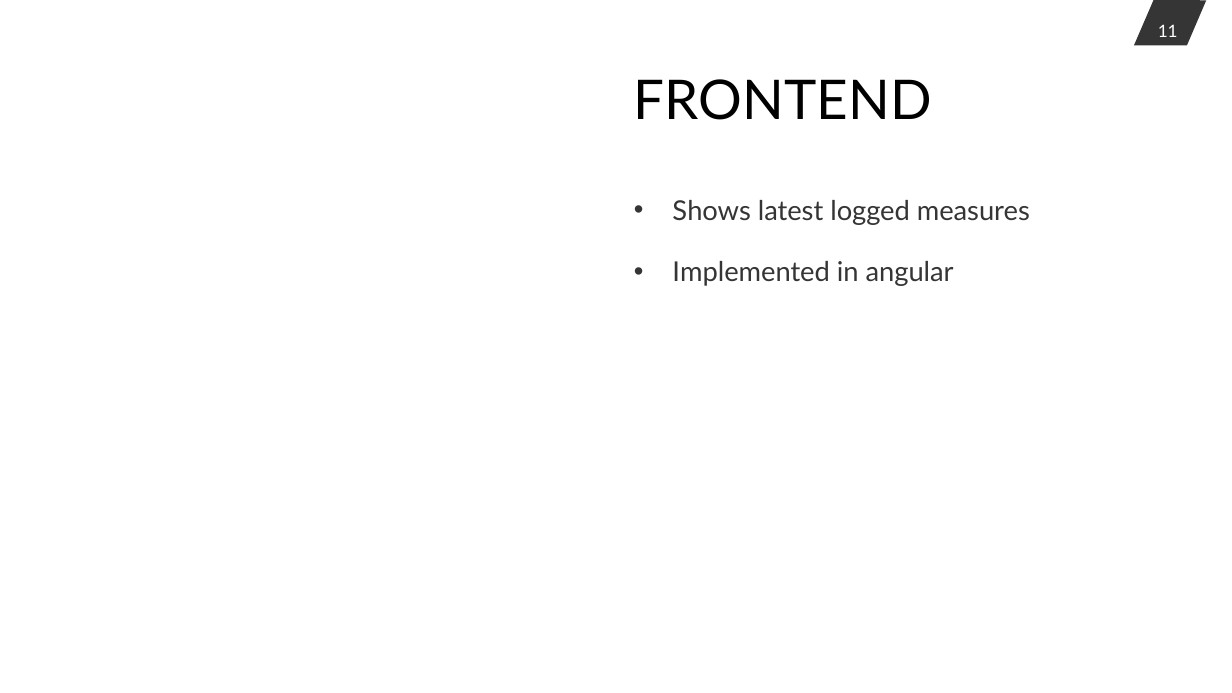
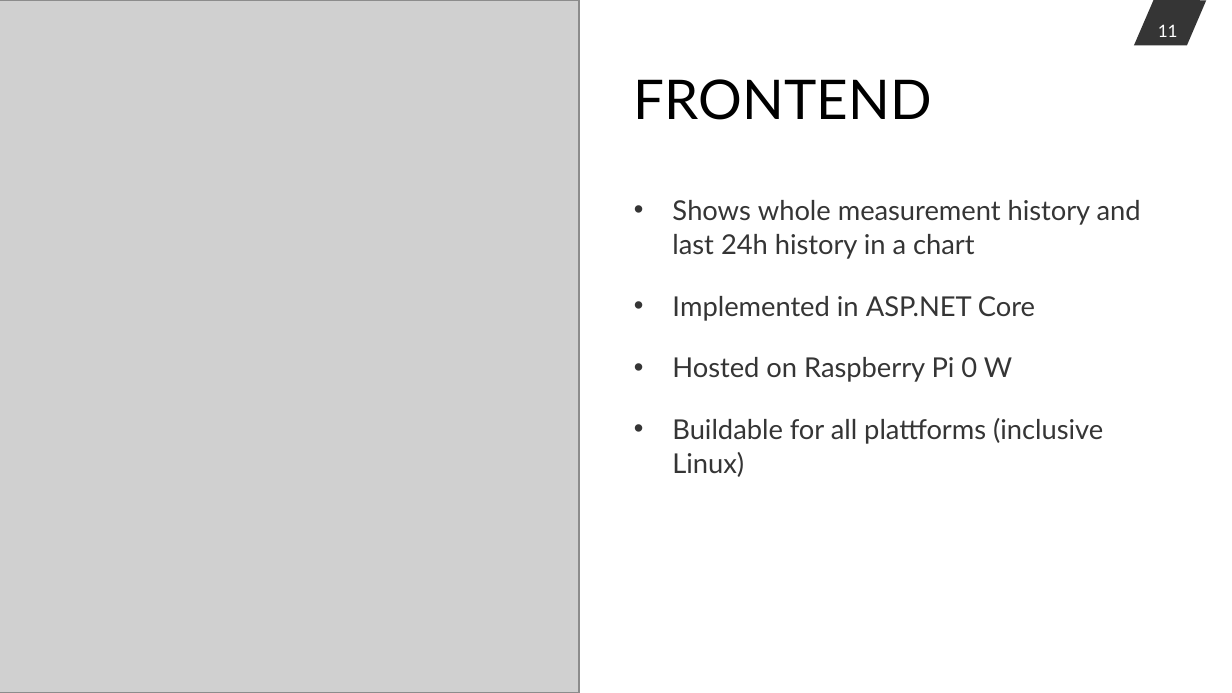
Before and after one commit to StephanStofer/hslu-iot, a slide deck: slide 11 of doc/presentation.pptx. Drawn at 1232x693 pixels with LibreOffice and Linux fonts; fonts in the diff are those of the drawing; grey boxes stand for pictures. Boxes give left, top, right and bottom in pixels: in the first picture for what was removed or moved away, otherwise in the second. Text is boxed around its words. In the diff, an @@ line names an element or a change of style, - is before the commit and + after.

Commit message:
added backend and frontend part to presentation

```diff
--- a/doc/presentation.pptx
+++ b/doc/presentation.pptx
@@ picture added at box(0, 0, 579, 693) @@
@@ text at box(672, 200, 1141, 477): text changed @@
-• Shows latest logged measures
-• Implemented in angular
+• Shows whole measurement history and last 24h history in a chart
+• Implemented in ASP.NET Core
+• Hosted on Raspberry Pi 0 W
+• Buildable for all plattforms (inclusive Linux)
```
Also in this commit, not shown: 2 other slides changed.
